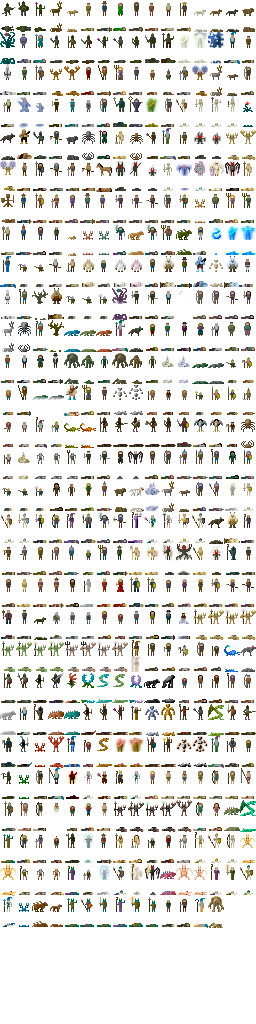
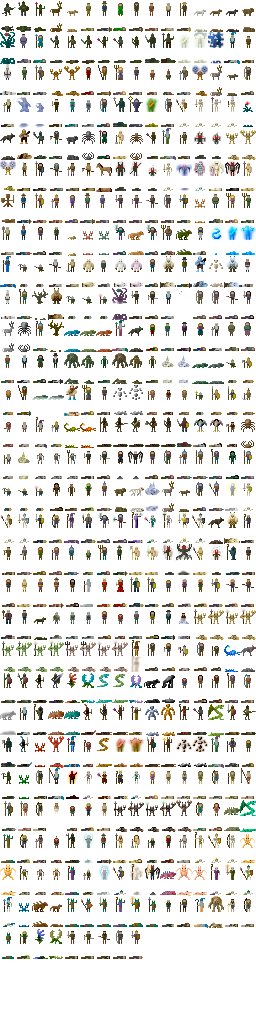
Layers edited between the first and the second 256x1024 image:
painted on "Background" over [2, 898, 254, 959]
